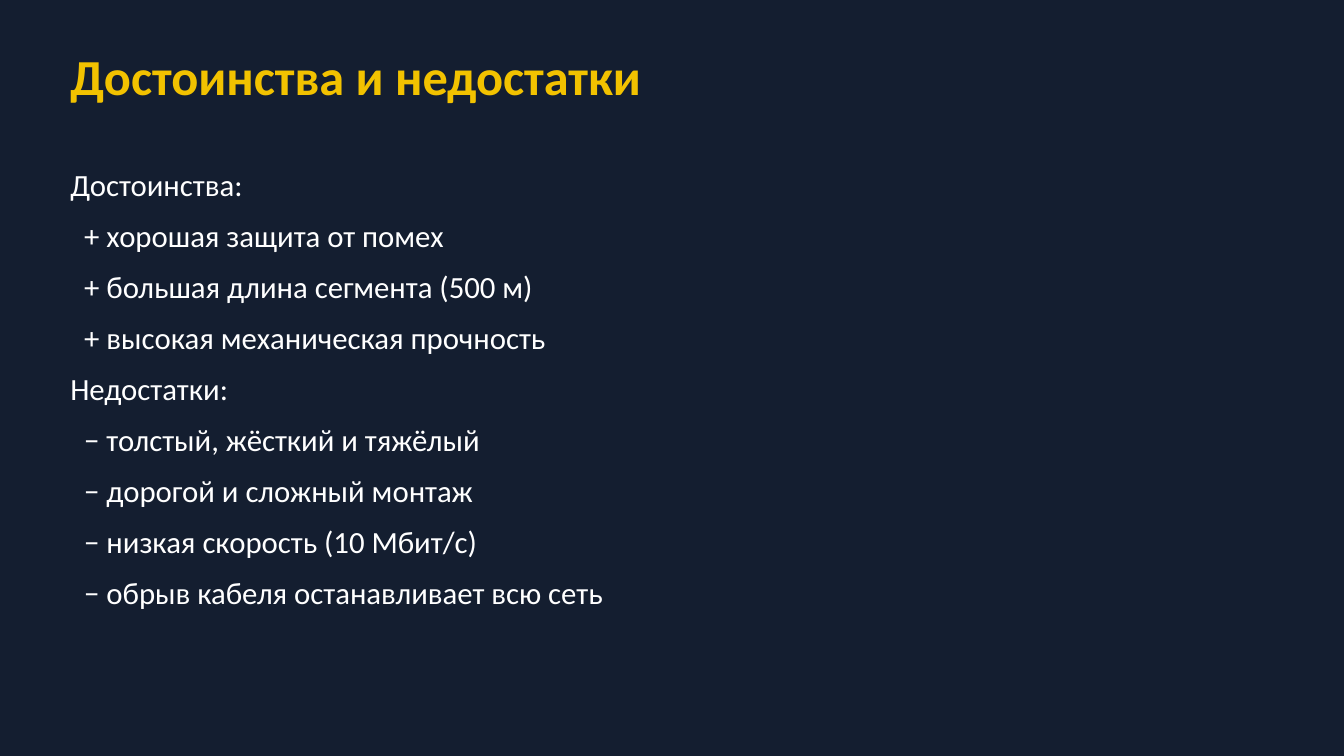
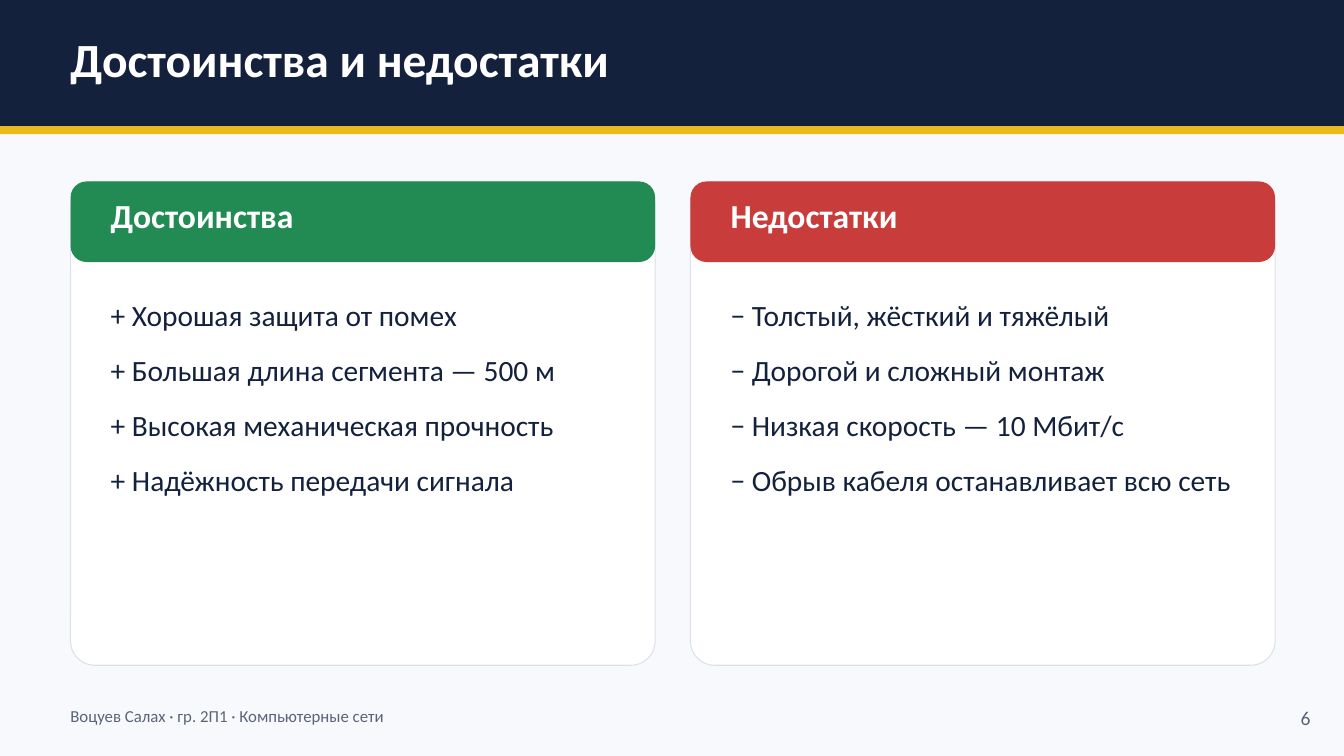
Before and after one commit to salahvocuev96-lang/di.style, a slide deck: slide 6 of presentation/Толстый_коаксиальный_кабель.pptx. Drawn at 1344x756 pixels with LibreOffice and Linux fonts; fonts in the diff are those of the drawing. Boxes give left, top, right and bottom in pixels: in the first picture for what was removed or moved away, otherwise in the second. Text is boxed around its words. In the diff, an @@ line names an element or a change of style, - is before the commit and + after.

```diff
--- a/presentation/Толстый_коаксиальный_кабель.pptx
+++ b/presentation/Толстый_коаксиальный_кабель.pptx
@@ background #141E30 to #F8F9FC @@
@@ rectangle added at (0,0,1344,126), fill #14213D @@
@@ text "Достоинства и недостатки": place and size @@
-text "Достоинства и недостатки" at (70,62,641,103)
+text "Достоинства и недостатки" at (70,46,609,85)
@@ text "Достоинства и недостатки" at (70,46,609,85): size 36 to 34 pt, text colour #F2C200 to #FFFFFF; less space between paragraphs @@
@@ rectangle added at (0,126,1344,134), fill #E8BC1C @@
@@ rounded rectangle added at (71,181,655,665), fill #FFFFFF, outline #DCE0E8 0.75 pt @@
@@ rounded rectangle added at (71,181,655,262), fill #228B54 @@
@@ text added at (111,206,294,233), 24 pt, text #FFFFFF, bold @@
+Достоинства
@@ rounded rectangle added at (691,181,1275,665), fill #FFFFFF, outline #DCE0E8 0.75 pt @@
@@ rounded rectangle added at (691,181,1275,262), fill #C83C3C @@
@@ text added at (731,206,898,234), 24 pt, text #FFFFFF, bold @@
+Недостатки
@@ text added at (132,307,555,496), 21 pt, text #14213D @@
++ Хорошая защита от помех
++ Большая длина сегмента — 500 м
++ Высокая механическая прочность
++ Надёжность передачи сигнала
@@ text at (752,306,1230,496): text changed; size 22 to 21 pt; text colour #FFFFFF to #14213D @@
-Достоинства:
-+ хорошая защита от помех
-+ большая длина сегмента (500 м)
-+ высокая механическая прочность
-Недостатки:
-− толстый, жёсткий и тяжёлый
-− дорогой и сложный монтаж
-− низкая скорость (10 Мбит/с)
-− обрыв кабеля останавливает всю сеть
+− Толстый, жёсткий и тяжёлый
+− Дорогой и сложный монтаж
+− Низкая скорость — 10 Мбит/с
+− Обрыв кабеля останавливает всю сеть
@@ text added at (70,711,384,725), 12 pt, text #5A6478 @@
+Воцуев Салах · гр. 2П1 · Компьютерные сети
@@ text added at (1301,712,1311,725), 14 pt, text #5A6478 @@
+6
```
Also in this commit, not shown: 5 other slides changed, 1 slide added, 1 slide removed.
